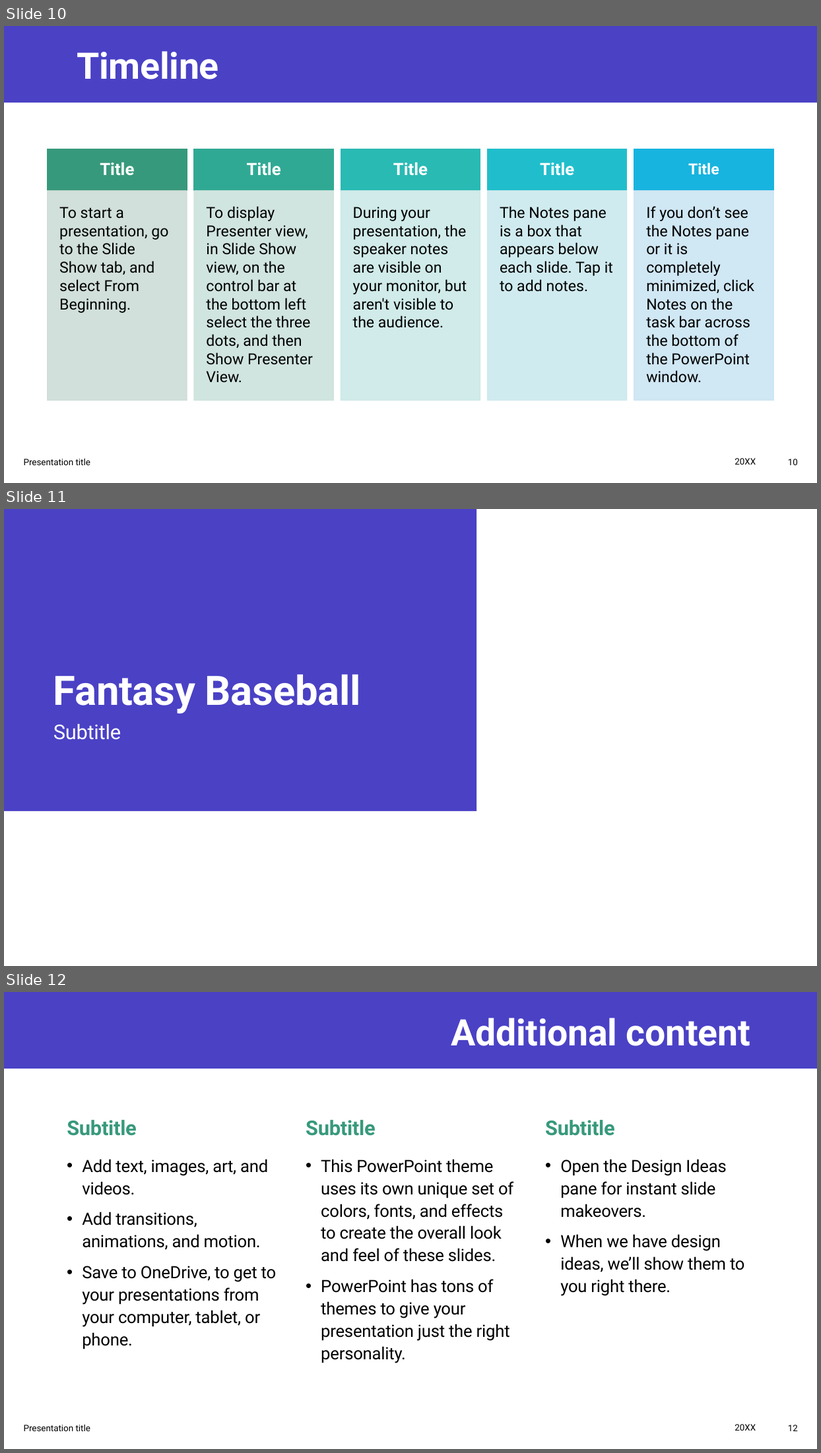
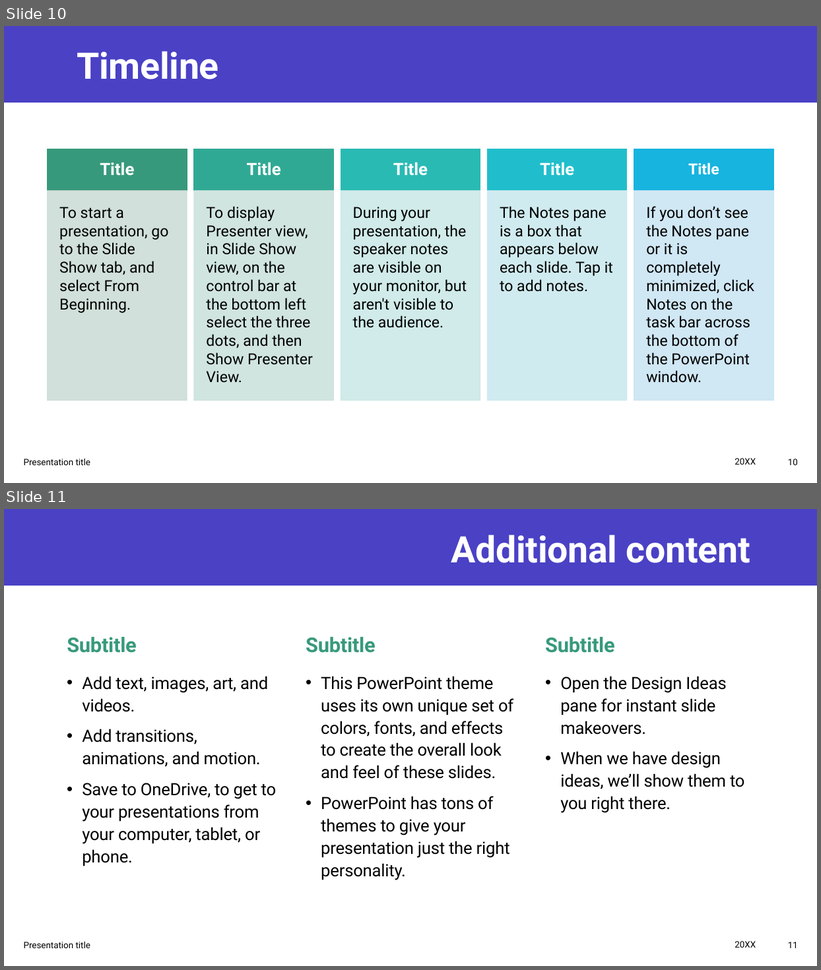
Before and after one commit to suhasburavalla/Fantasy-Baseball-Projections, a slide deck: Standup Meeting 1 Presentation.pptx. Shown one above the other, each under a label of ours: slides 10, 11 and 12 before the commit, slides 10 and 11 after it. The pictures are 821x1453 and 821x970 pixels, drawn with LibreOffice and Linux fonts; fonts in the diff are those of the drawing. Boxes give left, top, right and bottom in pixels: in the first picture for what was removed or moved away, otherwise in the second. Text is boxed around its words. In the diff, an @@ line names an element or a change of style, - is before the commit and + after.

```diff
--- a/Standup Meeting 1 Presentation.pptx
+++ b/Standup Meeting 1 Presentation.pptx
@@ slide 11 removed at (x1=4, y1=509, x2=817, y2=966), background #FFFFFF @@
@@ rectangle removed at (x1=4, y1=509, x2=477, y2=811) @@
@@ title removed at (x1=54, y1=675, x2=361, y2=714) @@
-Fantasy Baseball
@@ subtitle removed at (x1=54, y1=724, x2=121, y2=740) @@
-Subtitle
@@ what was slide 12 is now slide 11 @@
@@ page number at (x1=788, y1=942, x2=798, y2=949): text changed @@
-12
+11
```
Also in this commit, not shown: 1 slide changed.
